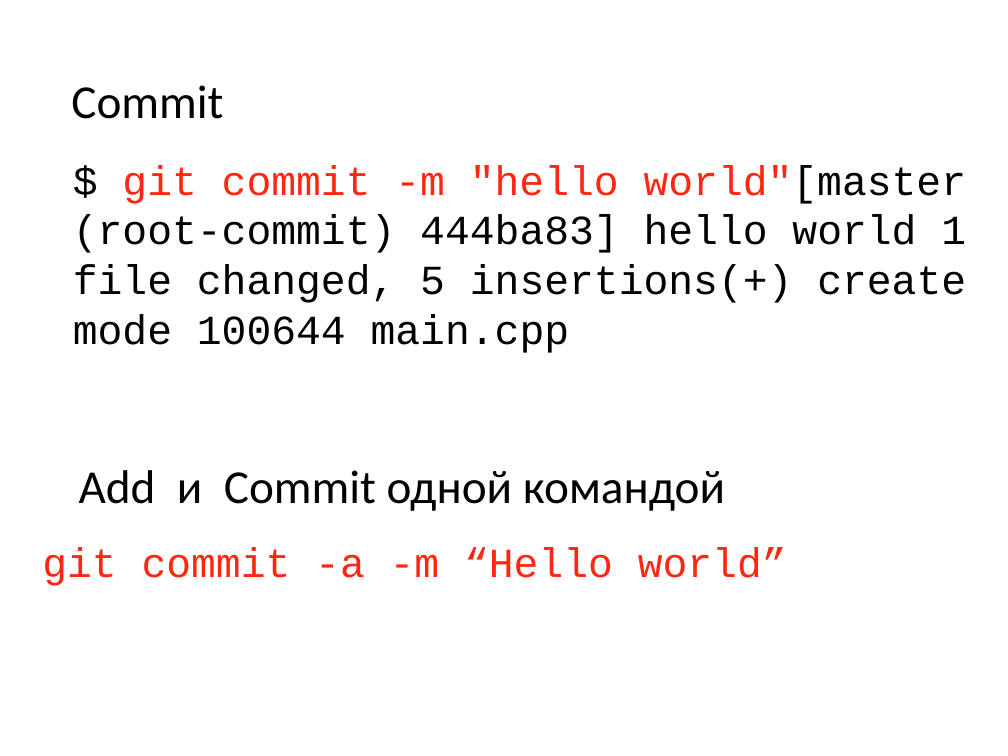
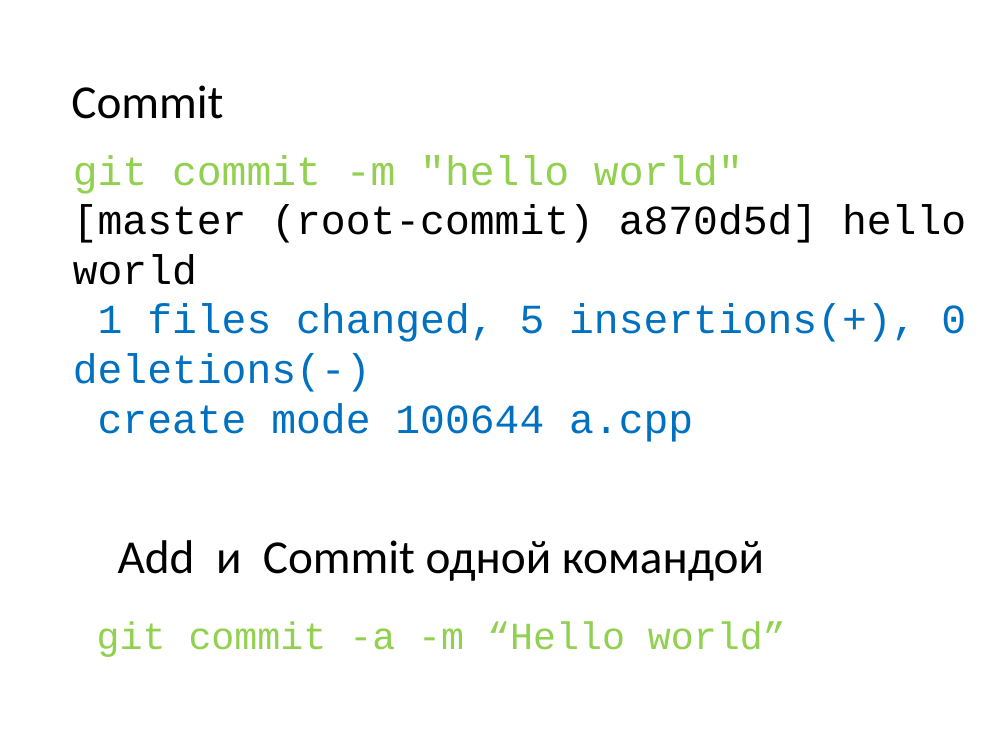
Before and after one commit to schadov/241m-lectures, a slide deck: slide 13 of lec2.ppt. Drawn at 1008x756 pixels with LibreOffice and Linux fonts; fonts in the diff are those of the drawing. Boxes give left, top, right and bottom in pixels: in the first picture for what was removed or moved away, otherwise in the second. Text is boxed around its words. In the diff, an @@ line names an element or a change of style, - is before the commit and + after.

```diff
--- a/lec2.ppt
+++ b/lec2.ppt
@@ text at [73,155,966,442]: text changed; text colour #000000 to #0070C0 @@
-$ git commit -m "hello world"[master (root-commit) 444ba83] hello world 1 file changed, 5 insertions(+) create mode 100644 main.cpp
+git commit -m "hello world"
+[master (root-commit) a870d5d] hello world
+1 files changed, 5 insertions(+), 0 deletions(-)
+create mode 100644 a.cpp
@@ text "Add и Commit одной командой": place and size @@
-text "Add и Commit одной командой" at [79,470,725,511]
+text "Add и Commit одной командой" at [118,540,764,581]
@@ text "git commit -a -m “Hello ...": place and size @@
-text "git commit -a -m “Hello ..." at [42,547,787,586]
+text "git commit -a -m “Hello ..." at [97,622,786,657]
@@ text "git commit -a -m “Hello ..." at [97,622,786,657]: size 42 to 38.9 pt, text colour #FF2712 to #92D050; line spacing 1 to 0.9 @@
```
Also in this commit, not shown: 13 other slides changed, 7 slides added, 5 slides removed, 1 other file.
